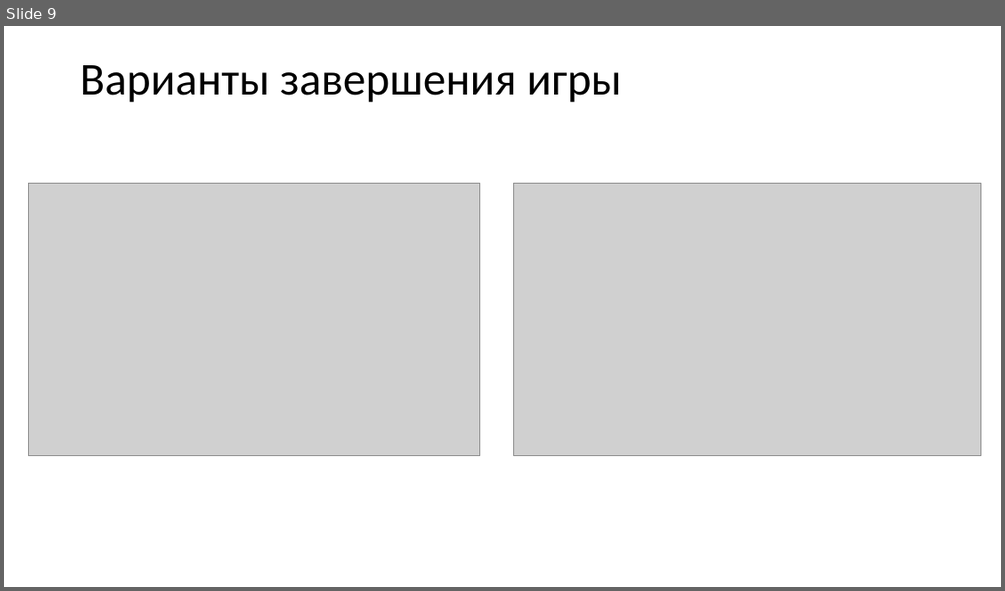
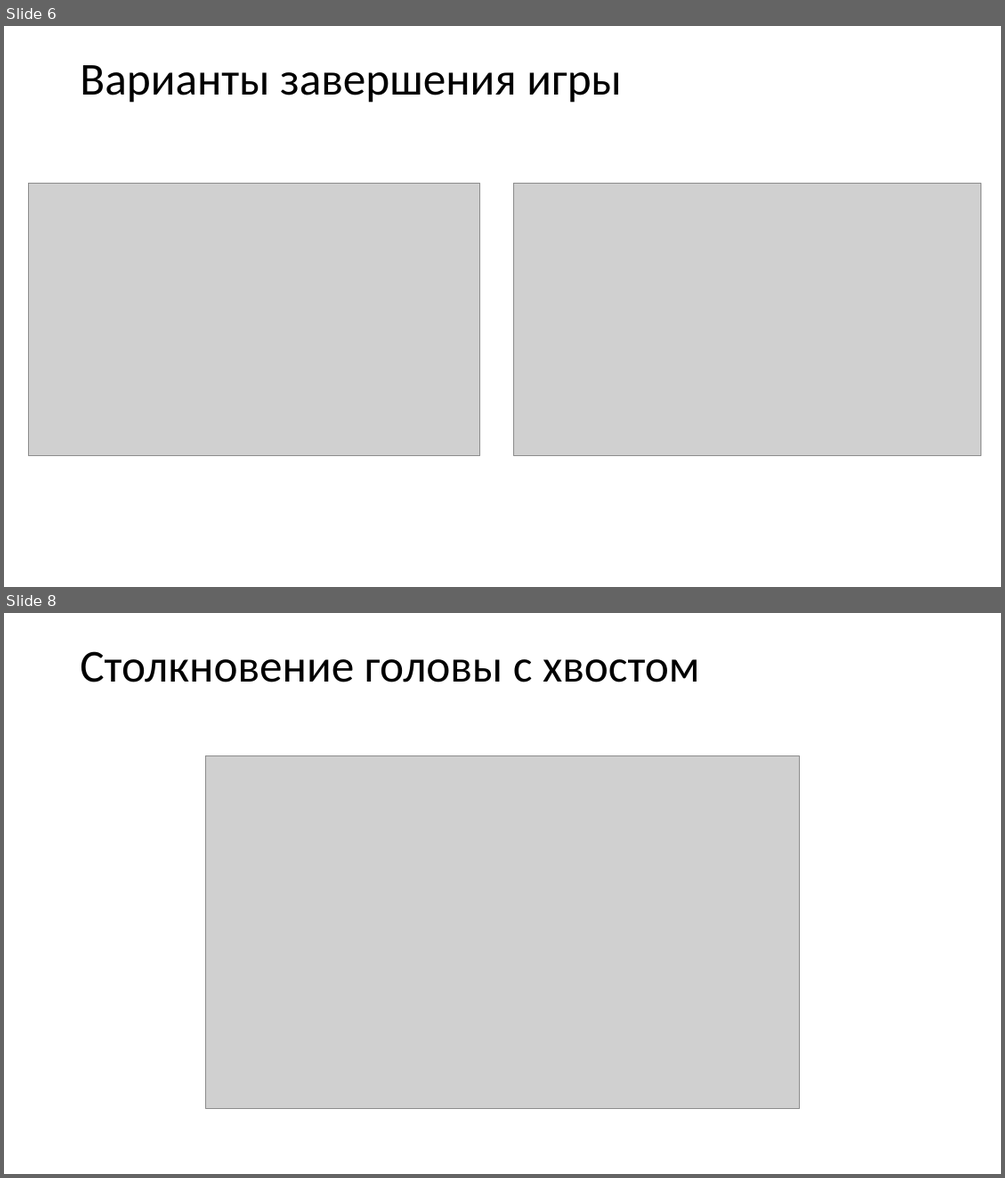
Before and after one commit to 1NiKuz1/snake, a slide deck: выступление/Презентация к курсовому проекту.pptx. Shown one above the other, each under a label of ours: slide 9 before the commit, slides 6 and 8 after it; the slides between them are not shown. The pictures are 1005x591 and 1005x1178 pixels, drawn with LibreOffice and Linux fonts; fonts in the diff are those of the drawing; grey boxes stand for pictures. Boxes give left, top, right and bottom in pixels: in the first picture for what was removed or moved away, otherwise in the second. Text is boxed around its words. In the diff, an @@ line names an element or a change of style, - is before the commit and + after.

```diff
--- a/выступление/Презентация к курсовому проекту.pptx
+++ b/выступление/Презентация к курсовому проекту.pptx
@@ slide 8 added at [4, 613, 1001, 1174], background #FFFFFF @@
@@ title added at [80, 651, 700, 682], 44 pt, text #000000 @@
+Столкновение головы с хвостом
@@ picture added at [205, 755, 800, 1108] @@
@@ what was slide 9 is now slide 6 @@
```
Also in this commit, not shown: 1 slide changed, 5 other slides added, 4 slides removed, 28 other files.
